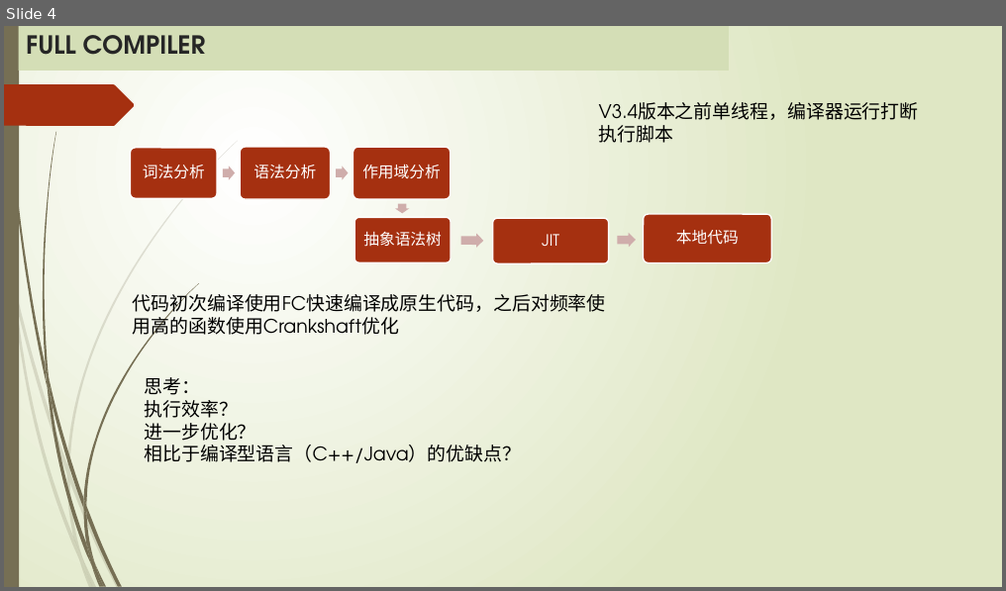
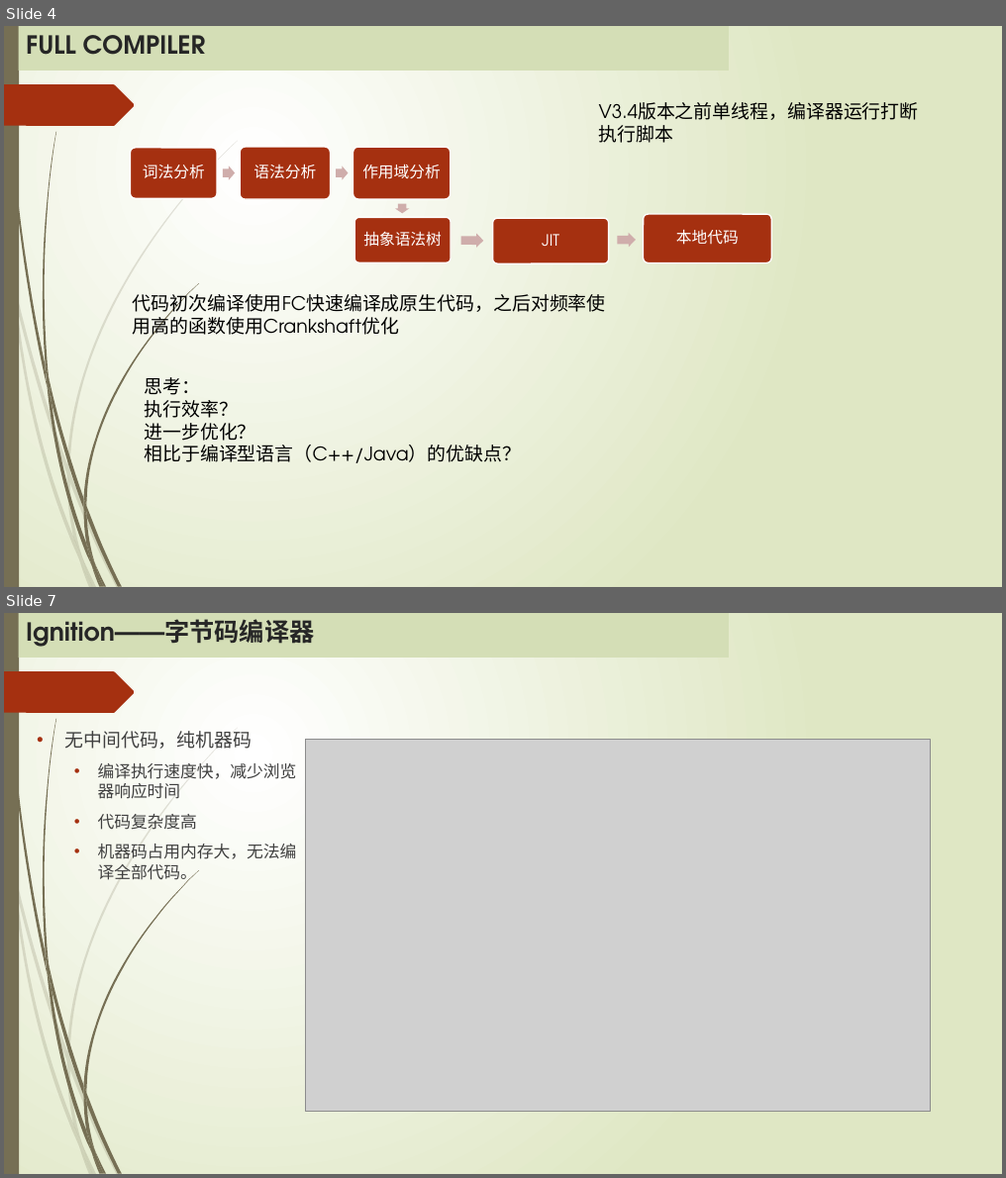
Before and after one commit to MickleWen/Google-V8, a slide deck: Google V8引擎.pptx. Shown one above the other, each under a label of ours: slide 4 before the commit, slides 4 and 7 after it; the slides between them are not shown. The pictures are 1006x591 and 1006x1178 pixels, drawn with LibreOffice and Linux fonts; fonts in the diff are those of the drawing; grey boxes stand for pictures. Boxes give left, top, right and bottom in pixels: in the first picture for what was removed or moved away, otherwise in the second. Text is boxed around its words. In the diff, an @@ line names an element or a change of style, - is before the commit and + after.

Commit message:
add ignition-turbofan

```diff
--- a/Google V8引擎.pptx
+++ b/Google V8引擎.pptx
@@ slide 7 added at [4, 613, 1002, 1174], background gradient #FFFFFF to #DFE8C4; not listed: 24 template elements that a slide beside it also shows @@
@@ rectangle added at [18, 613, 729, 658], fill #D4DEB6, 24 pt, text #262626, bold @@
+Ignition——字节码编译器
@@ text added at [64, 731, 297, 883], 16 pt, text #404040 @@
+• 无中间代码，纯机器码
+  • 编译执行速度快，减少浏览器响应时间
+  • 代码复杂度高
+  • 机器码占用内存大，无法编译全部代码。
@@ picture added at [305, 740, 930, 1112] @@
```
Also in this commit, not shown: 2 slides changed, 1 other slide added.
